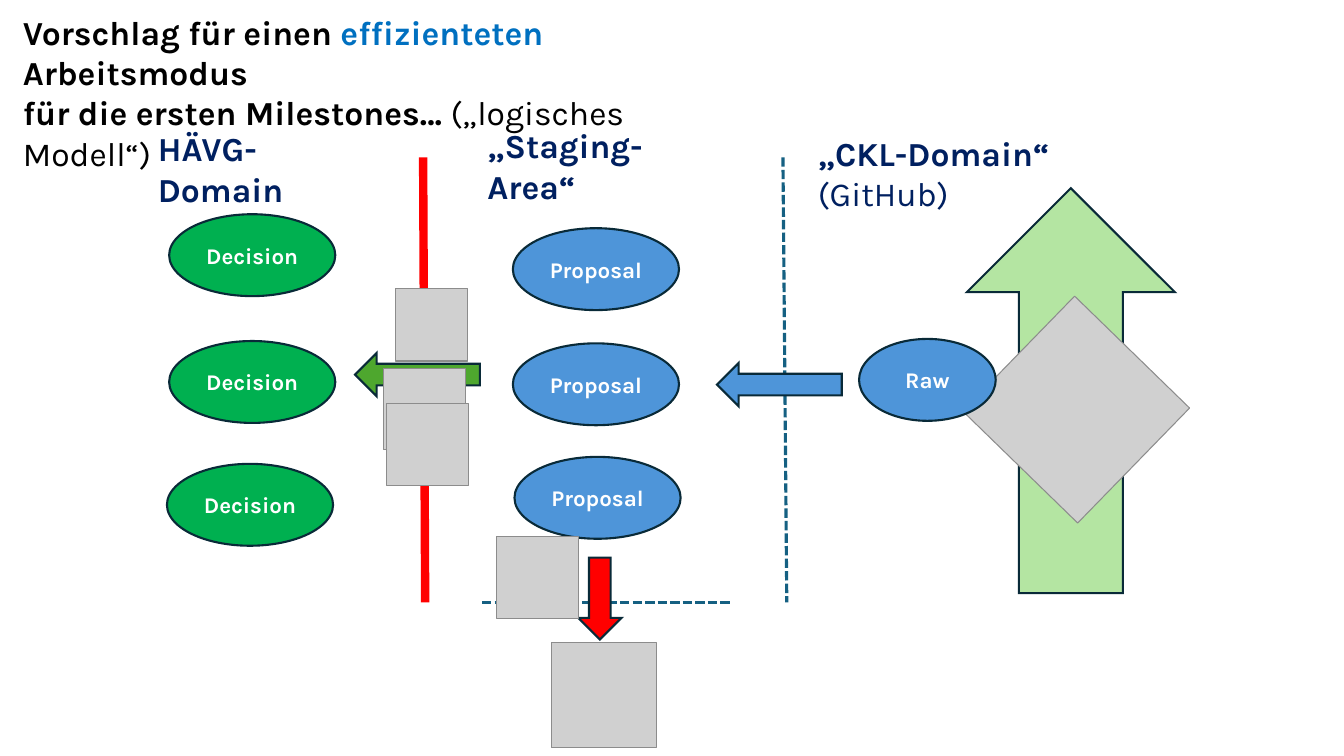
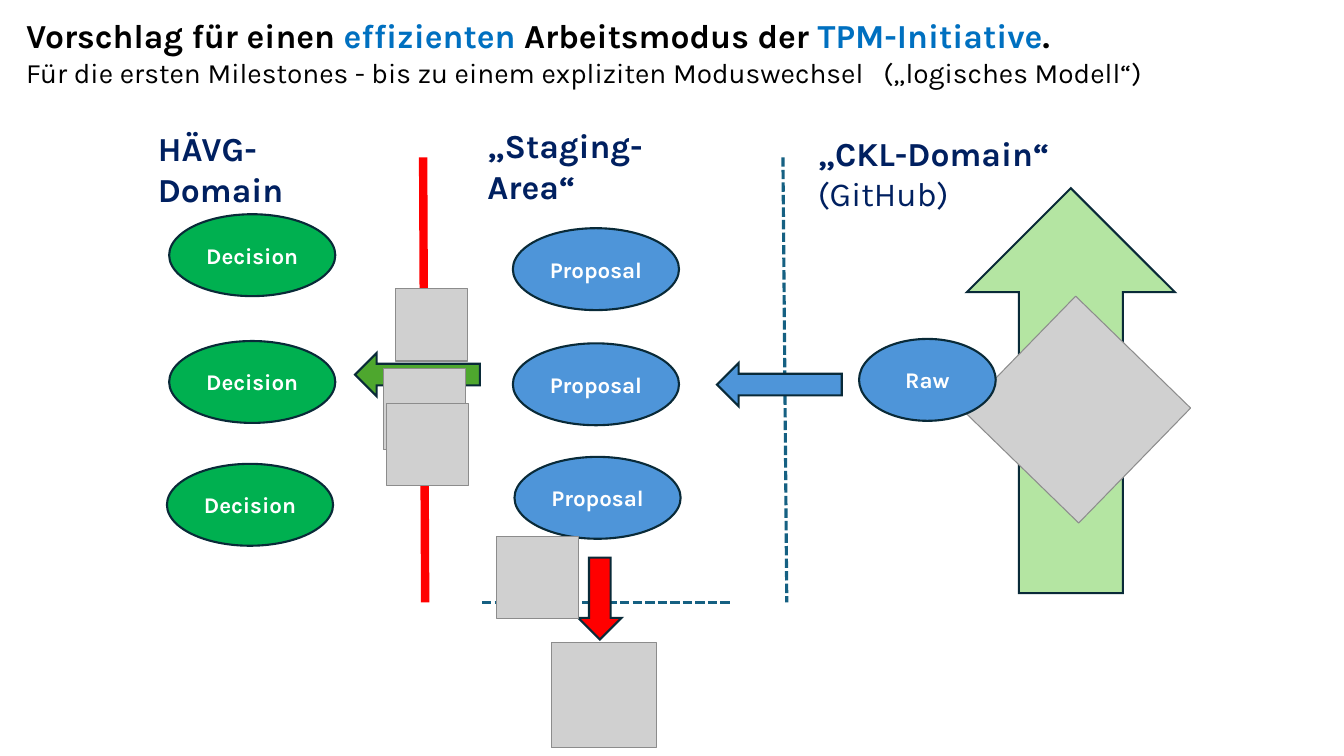
Before and after one commit to ckluth/josyn-platform, a slide deck: slide 7 of josyn-intro.pptx. Drawn at 1344x756 pixels with LibreOffice and Linux fonts; fonts in the diff are those of the drawing; grey boxes stand for pictures. Boxes give left, top, right and bottom in pixels: in the first picture for what was removed or moved away, otherwise in the second. Text is boxed around its words. In the diff, an @@ line names an element or a change of style, - is before the commit and + after.

```diff
--- a/josyn-intro.pptx
+++ b/josyn-intro.pptx
@@ text at (26,24,1142,90): text changed; size 24 to 20 pt; bold off @@
-Vorschlag für einen effizienteten Arbeitsmodus
-für die ersten Milestones… („logisches Modell“)
+Vorschlag für einen effizienten Arbeitsmodus der TPM-Initiative.
+Für die ersten Milestones - bis zu einem expliziten Moduswechsel („logisches Modell“)
```
Also in this commit, not shown: 5 other slides changed.
